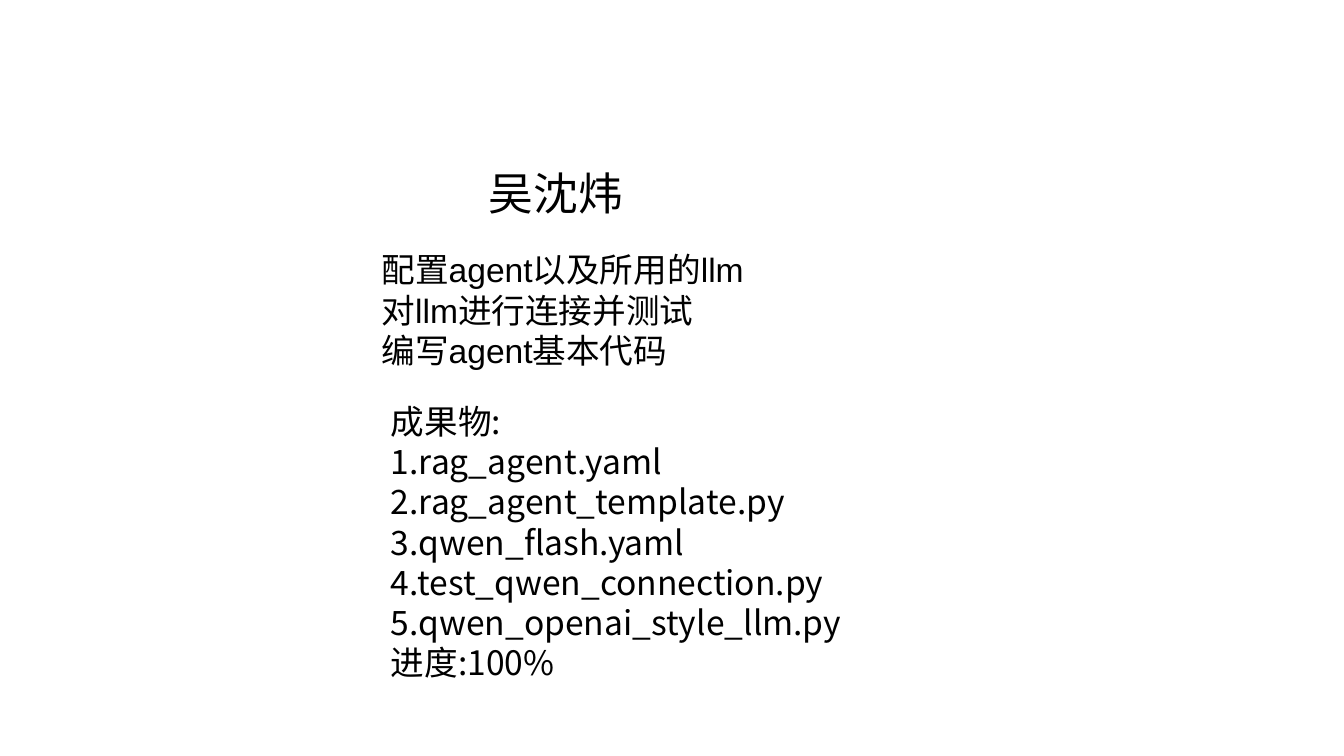
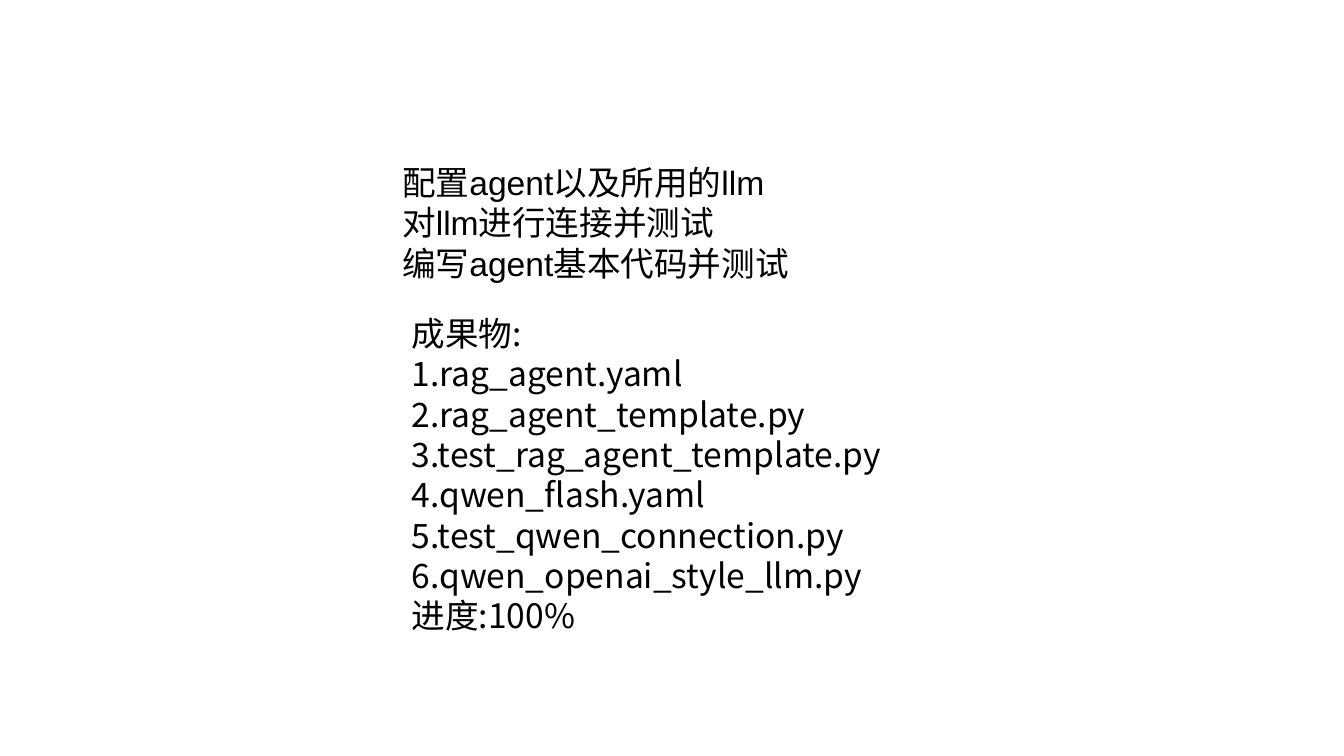
Before and after one commit to C32-SoundTech/SoundTech, a slide deck: slide 1 of docs/wswCR7/软工实践-11-13.pptx. Drawn at 1344x756 pixels with LibreOffice and Linux fonts; fonts in the diff are those of the drawing. Boxes give left, top, right and bottom in pixels: in the first picture for what was removed or moved away, otherwise in the second. Text is boxed around its words. In the diff, an @@ line names an element or a change of style, - is before the commit and + after.

```diff
--- a/docs/wswCR7/软工实践-11-13.pptx
+++ b/docs/wswCR7/软工实践-11-13.pptx
@@ text "配置agent以及所用的llm" moved from (x1=382, y1=253, x2=744, y2=370) to (x1=402, y1=166, x2=788, y2=283) @@
@@ text removed at (x1=489, y1=172, x2=623, y2=214) @@
-吴沈炜
@@ text at (x1=402, y1=247, x2=788, y2=283): text changed @@
-编写agent基本代码
+编写agent基本代码并测试
@@ text "成果物:" moved from (x1=391, y1=405, x2=841, y2=678) to (x1=412, y1=317, x2=881, y2=631) @@
@@ text at (x1=412, y1=433, x2=881, y2=596): text changed @@
-3.qwen_flash.yaml
-4.test_qwen_connection.py
-5.qwen_openai_style_llm.py
+3.test_rag_agent_template.py
+4.qwen_flash.yaml
+5.test_qwen_connection.py
+6.qwen_openai_style_llm.py
```
Also in this commit, not shown: 5 other slides changed, 1 slide added.
